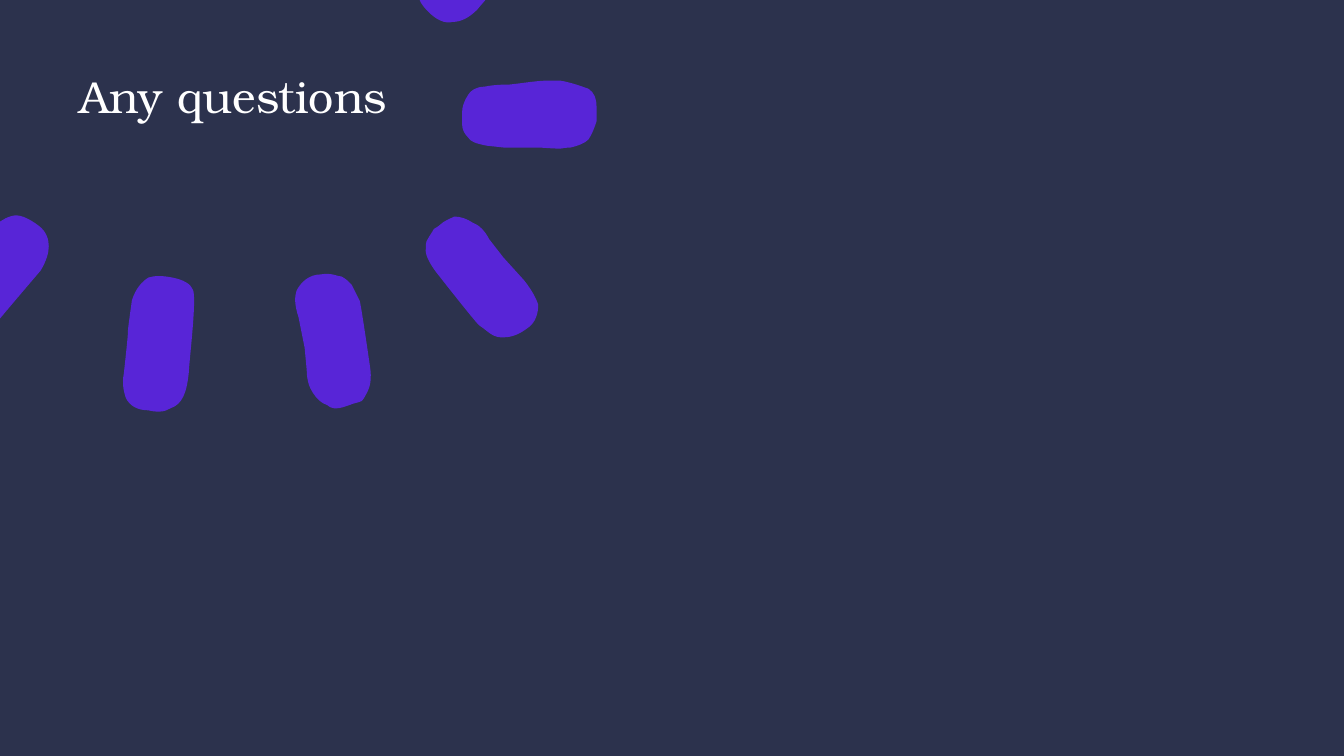
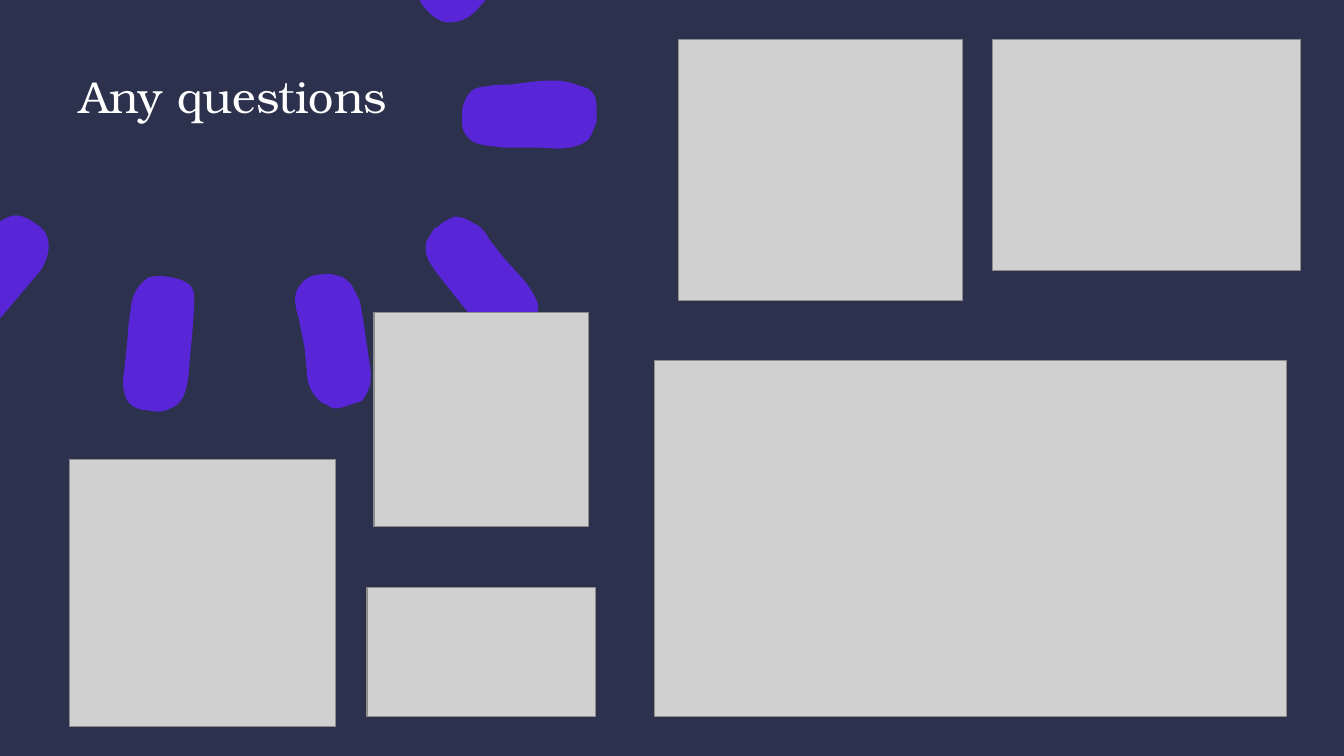
Before and after one commit to Arctic-64/codeclan_homework_JackTiberiusPatton, a slide deck: slide 9 of week_03/day_4/slides_data_presentation.pptx. Drawn at 1344x756 pixels with LibreOffice and Linux fonts; fonts in the diff are those of the drawing; grey boxes stand for pictures. Boxes give left, top, right and bottom in pixels: in the first picture for what was removed or moved away, otherwise in the second. Text is boxed around its words. In the diff, an @@ line names an element or a change of style, - is before the commit and + after.

```diff
--- a/week_03/day_4/slides_data_presentation.pptx
+++ b/week_03/day_4/slides_data_presentation.pptx
@@ picture added at [679,39,964,300] @@
@@ picture added at [993,39,1301,270] @@
@@ picture added at [374,313,589,527] @@
@@ picture added at [654,361,1287,717] @@
@@ picture added at [70,460,336,726] @@
@@ picture added at [367,588,596,716] @@
```
